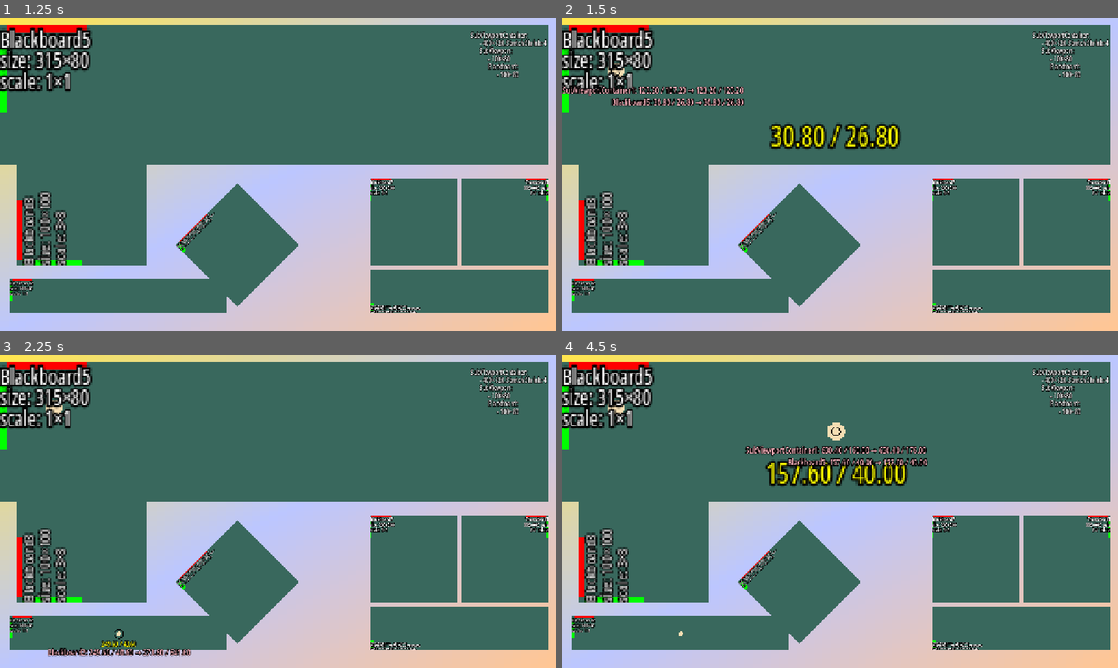
Above: before the commit, frames 1-4 (two rows, left to right).
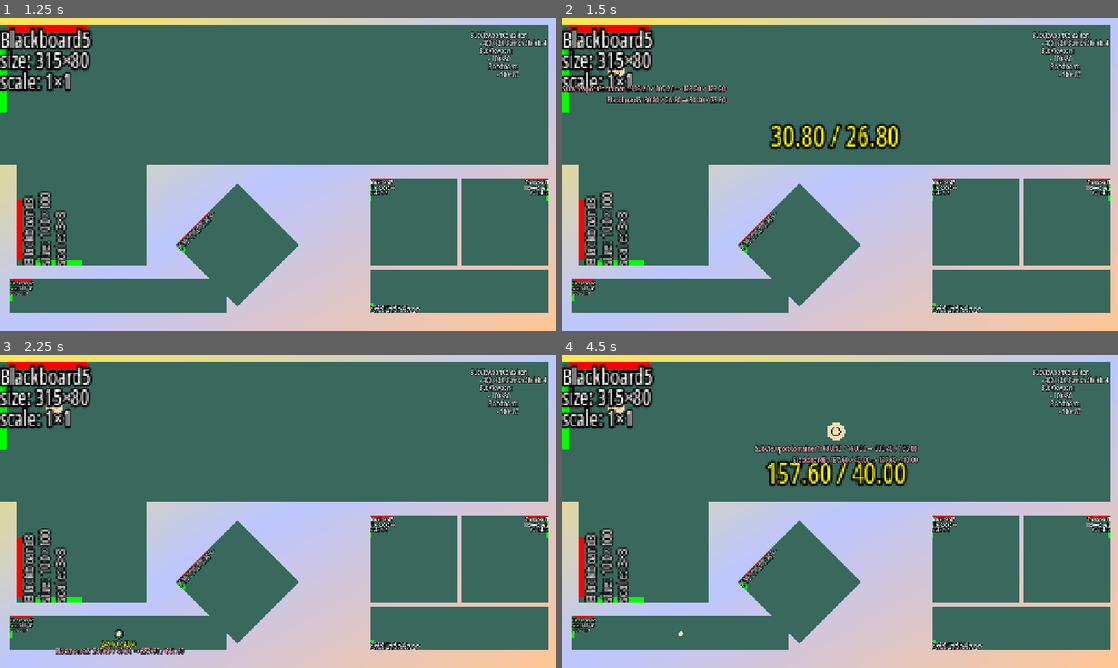
Above: after the commit, the same moments.

Repository: Toxe/godot-coordinate-systems
Game: Godot game, scene res://scenes/main.tscn
Same seed, same stepped clock (60 frames per second), same inputs: the game is played once before the commit and once after it.
Inputs (mouse positions are in pixels of both pictures, inside the frame that each line leads up to):
- Up to frame 1 (1.25 s): tap Enter at 0.5 s; click (278, 174) at 0.67 s
- Up to frame 2 (1.5 s): tap Space at 1.25 s; move the mouse to (617, 71) at 1.27 s; click (617, 71) at 1.42 s
- Up to frame 3 (2.25 s): tap Enter at 2 s; move the mouse to (116, 633) at 2.02 s; click (116, 633) at 2.17 s
- Up to frame 4 (4.5 s): tap Space at 2.75, 4.25 s; move the mouse to (645, 536) at 2.77 s; click (645, 536) at 2.92 s; tap Enter at 3.5 s; move the mouse to (801, 583) at 3.52 s; click (801, 583) at 3.67 s; move the mouse to (834, 430) at 4.27 s; click (834, 430) at 4.42 s

Frame 1 is identical in both runs. In frame 2, 1.3% of the frame differs, in the area x 0-33%, y 21-29%; in frame 3, 0.6%; in frame 4, 1.4%, in the area x 32-66%, y 28-36%.

Commit message:
Smaller debug draw label font

Diff:
--- a/CoordinateSystems/scripts/debug_draw.gd
+++ b/CoordinateSystems/scripts/debug_draw.gd
@@ -5,8 +5,8 @@
     Bottom,
 }
 
-const font_size := 20
-const font_outline_size := 8
+const font_size := 18
+const font_outline_size := 6
 
 static var project_theme := ThemeDB.get_project_theme()
 
